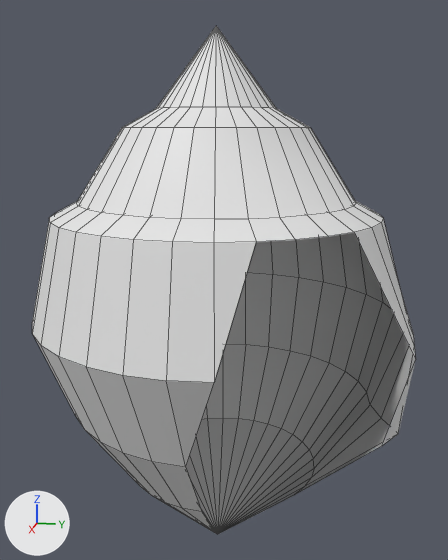
Before and after pictures for a commit that changed the FBX model Capstone-Game/Assets/Resources/Models/IslandAssets/Seashell_2_000.1.fbx.
Before and after are seen from a camera (50 mm lens) standing at (0.0285, 0.006, 0.0057) and looking at (-0.0004, 0.0003, -0.0016). Lighting does not change. The marker at lower left points along +X, +Y and +Z. Mesh edges are drawn as thin lines.
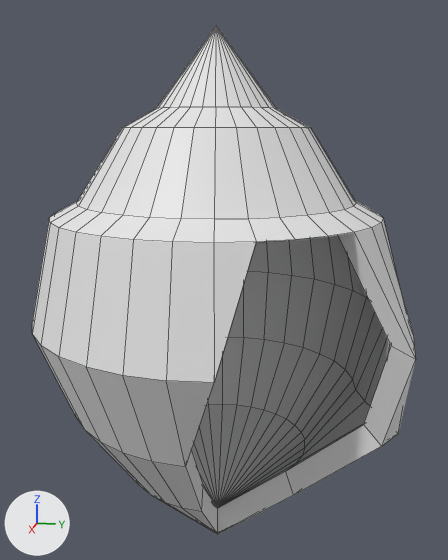
The newer file is also rescaled (x1.011) as a whole; pictures and numbers use the older file's frame.

Changed parts and their boxes [x1, y1, x2, y2] in the pictures (448 x 560 px):
part 1 of me_cone, built on: after [186, 232, 415, 534]

Diff of the bpy script that builds the scene:
```diff
--- a/Capstone-Game/Assets/Resources/Models/IslandAssets/Seashell_2_000.1.fbx.py
+++ b/Capstone-Game/Assets/Resources/Models/IslandAssets/Seashell_2_000.1.fbx.py
@@ me_cone @@
 # used by ob_cone; location = (0.0, 0.0, 0.0)
-me_cone.from_pydata(...)  # 247 vertices, 271 faces; spans x -0.0089..0.0087, y -0.0087..0.0091, z -0.0155..0.01
+me_cone.from_pydata(...)  # 334 vertices, 393 faces; spans x -0.0089..0.0087, y -0.0087..0.0091, z -0.0155..0.01
+# me_cone part 1
+# 32 vertices are removed from x -0.0053..0.0053, y -0.0053..0.0053, z 0.0027
+# 32 faces are deleted
+# 119 vertices are added at x -0.0081..0.0077, y -0.0078..0.0082, z -0.0139..0.0057
+# 154 new faces join them
```
